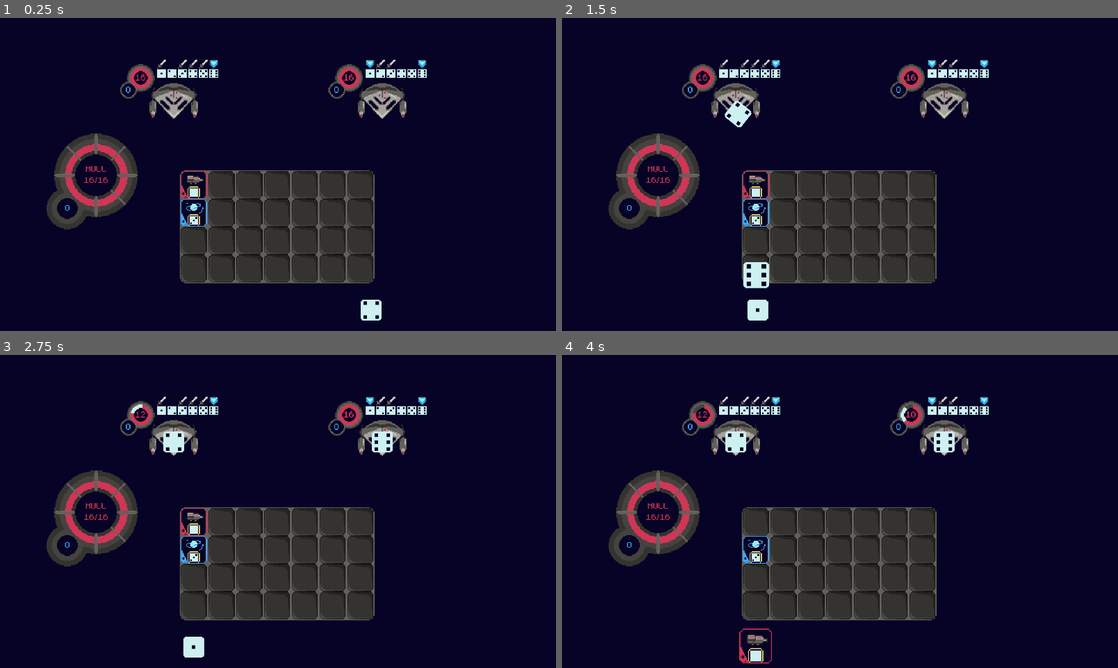
Above: before the commit, frames 1-4 (two rows, left to right).
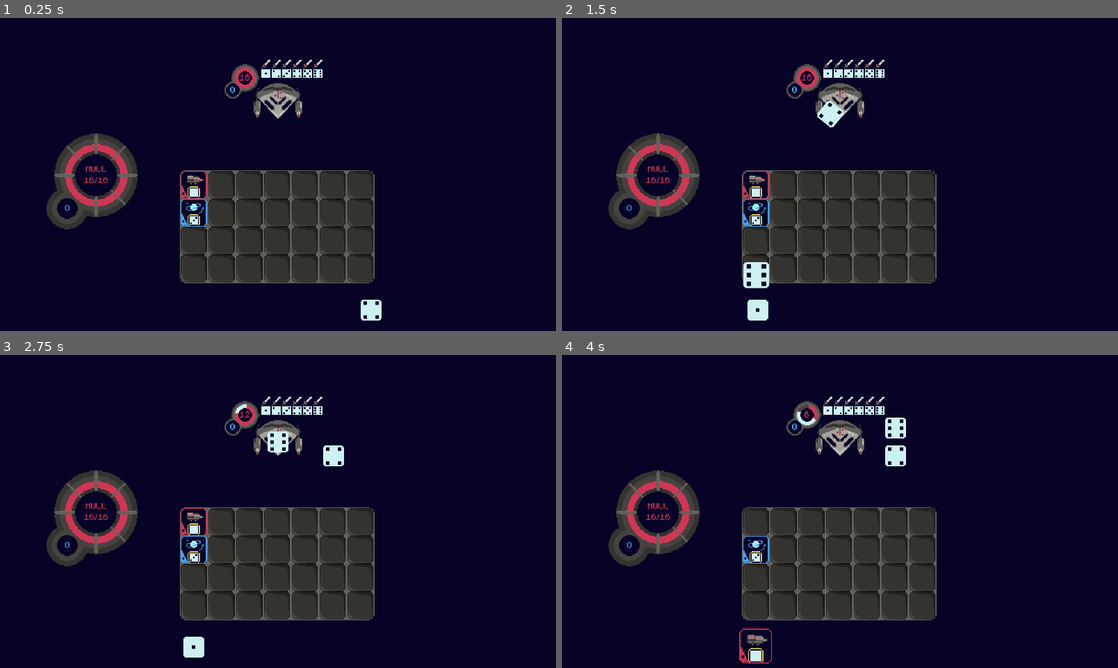
Above: after the commit, the same moments.

Repository: Andrew-D-Gibson/DieFighter
Game: Godot game, scene res://Source/Scenes/main.tscn
Same seed, same stepped clock (60 frames per second), same inputs: the game is played once before the commit and once after it.
Inputs (mouse positions are in pixels of both pictures, inside the frame that each line leads up to):
- Up to frame 1 (0.25 s): no input
- Up to frame 2 (1.5 s): drag from (756, 309) to (756, 183) at 0.52 s; drag from (756, 309) to (756, 190) at 1.27 s
- Up to frame 3 (2.75 s): move the mouse to (194, 646) at 2.02 s; click (194, 646) at 2.17 s
- Up to frame 4 (4 s): tap Enter at 2.75 s; drag from (756, 520) to (945, 442) at 2.77 s; drag from (756, 520) to (756, 646) at 3.52 s

The runs differ from the first frame. In frame 1, 3.8% of the frame differs, in the area x 21-77%, y 13-33%; in frame 2, 4.1%; in frame 3, 4.2%; in frame 4, 4.3%, in the area x 21-77%, y 13-36%.

Commit message:
Added enemy actions, and the start of the turn functionality.

Diff:
--- a/Source/Components/Draggable/draggable.gd
+++ b/Source/Components/Draggable/draggable.gd
@@ -6,6 +6,7 @@
 
 enum DragState {
 	DEFAULT,
+	ENEMY_HOLDING,
 	MOVING_WITH_CODE,
 	DRAGGING
 }
@@ -22,33 +23,30 @@
 
 
 func _process(delta: float) -> void:
-	match state:
-		# Move towards the recorded home position
-		DragState.DEFAULT:
-			get_parent().global_position = lerp(global_position, home_position, follow_strength * delta)
+	# Don't handle moving the draggable object if it's being moved with code
+	if state == DragState.MOVING_WITH_CODE:
+			return
 
+	# Handle moving the object with the mouse
+	if state == DragState.DRAGGING:
+		get_parent().global_position = lerp(global_position, get_global_mouse_position(), follow_strength * delta)
 
-		# Handle moving the object with the mouse
-		DragState.DRAGGING:
-			get_parent().global_position = lerp(global_position, get_global_mouse_position(), follow_strength * delta)
+		# Handle dropping this object if the mouse is no longer down
+		if not Input.is_mouse_button_pressed(MOUSE_BUTTON_LEFT):
+			state = DragState.DEFAULT
+			dragging_an_object = false
 
-			# Handle dropping this object if the mouse is no longer down
-			if not Input.is_mouse_button_pressed(MOUSE_BUTTON_LEFT):
-				state = DragState.DEFAULT
-				dragging_an_object = false
+			# Move the parent's render index back to its original
+			get_parent().z_index -= 1
 
-				# Move the parent's render index back to its original
-				get_parent().z_index -= 1
+			# Reset the parent's scale
+			get_parent().scale = Vector2(1, 1)
 
-				# Reset the parent's scale
-				get_parent().scale = Vector2(1, 1)
+			drag_ended.emit(self, get_global_mouse_position())
+		return
 
-				drag_ended.emit(self, get_global_mouse_position())
+	get_parent().global_position = lerp(global_position, home_position, follow_strength * delta)
 
-
-		# Don't handle moving the draggable object if it's being moved with code
-		DragState.MOVING_WITH_CODE:
-			return
 
 
 func _on_input_event(_viewport: Node, event: InputEvent, _shape_idx: int) -> void:
--- a/Source/Entities/Enemies/EnemyActionResources/attack_player.tres
+++ b/Source/Entities/Enemies/EnemyActionResources/attack_player.tres
@@ -1,15 +1,19 @@
-[gd_resource type="Resource" script_class="EnemyActionResource" load_steps=5 format=3 uid="uid://ddh4rqo4x116u"]
+[gd_resource type="Resource" script_class="EnemyActionResource" load_steps=7 format=3 uid="uid://ddh4rqo4x116u"]
 
 [ext_resource type="Script" uid="uid://bb27rg8tmmvk0" path="res://Source/Entities/Enemies/EnemyActionResources/enemy_action_resource.gd" id="1_86x0f"]
 [ext_resource type="PackedScene" uid="uid://yy0isg8x3mc2" path="res://Source/Systems/Effects/Targeters/target_player_effect.tscn" id="1_y1f7p"]
 [ext_resource type="PackedScene" uid="uid://sbtma6alpnti" path="res://Source/Systems/Effects/AttributeChangers/damage_effect.tscn" id="2_ca2d5"]
+[ext_resource type="PackedScene" uid="uid://jt77tja7wi1i" path="res://Source/Systems/Effects/DiceMovers/attack_target_tween_effect.tscn" id="2_p1c30"]
 [ext_resource type="Texture2D" uid="uid://bup3n6lxij7cn" path="res://Assets/Textures/Enemies/IntentIndicator/attack.png" id="3_ca2d5"]
+[ext_resource type="PackedScene" uid="uid://bc3ccd16sh4lv" path="res://Source/Systems/Effects/Utilities/give_die_to_target_effect.tscn" id="4_k68wh"]
 
 [resource]
 script = ExtResource("1_86x0f")
 intent_indicator = ExtResource("3_ca2d5")
 effect_chain = Dictionary[PackedScene, int]({
 ExtResource("1_y1f7p"): 0,
-ExtResource("2_ca2d5"): 5
+ExtResource("2_p1c30"): 0,
+ExtResource("2_ca2d5"): 0,
+ExtResource("4_k68wh"): 0
 })
 metadata/_custom_type_script = ExtResource("1_86x0f")
--- a/Source/Entities/Enemies/EnemyResources/attacker.tres
+++ b/Source/Entities/Enemies/EnemyResources/attacker.tres
@@ -1,11 +1,9 @@
-[gd_resource type="Resource" script_class="EnemyResource" load_steps=8 format=3 uid="uid://cpjv635fppvg"]
+[gd_resource type="Resource" script_class="EnemyResource" load_steps=6 format=3 uid="uid://cpjv635fppvg"]
 
 [ext_resource type="Script" uid="uid://bb27rg8tmmvk0" path="res://Source/Entities/Enemies/EnemyActionResources/enemy_action_resource.gd" id="1_126q5"]
-[ext_resource type="Resource" uid="uid://dh6y87rwpxmh2" path="res://Source/Entities/Enemies/EnemyActionResources/do_nothing.tres" id="2_18u7u"]
 [ext_resource type="Script" uid="uid://cajjx3mskpg2e" path="res://Source/Entities/Enemies/EnemyResources/enemy_resource.gd" id="2_mo0f0"]
 [ext_resource type="Resource" uid="uid://ddh4rqo4x116u" path="res://Source/Entities/Enemies/EnemyActionResources/attack_player.tres" id="3_03vjk"]
 [ext_resource type="PackedScene" uid="uid://bljmx610i58dj" path="res://Source/Entities/Enemies/EnemyShipGraphicScenes/attacker_ship_graphics.tscn" id="3_sf3u5"]
-[ext_resource type="Resource" uid="uid://dfpviimqj18jr" path="res://Source/Entities/Enemies/EnemyActionResources/defend_self.tres" id="4_7a4d7"]
 [ext_resource type="Texture2D" uid="uid://cfc365w7w66uv" path="res://Assets/Textures/Enemies/Attacker/targeting_computer_image.png" id="4_18u7u"]
 
 [resource]
@@ -16,12 +14,10 @@
 targeting_computer_image = ExtResource("4_18u7u")
 health_bar_position = Vector2(-36, -33)
 intent_indicator_position = Vector2(16, -36)
-dice_queue_position = Vector2(0, 0)
+dice_queue_position = Vector2(64, 16)
 max_health = 16
 starting_shields = 0
 actions_and_likelihoods = Dictionary[ExtResource("1_126q5"), float]({
-ExtResource("2_18u7u"): 1.0,
-ExtResource("3_03vjk"): 2.0,
-ExtResource("4_7a4d7"): 1.0
+ExtResource("3_03vjk"): 2.0
 })
 metadata/_custom_type_script = ExtResource("2_mo0f0")
--- a/Source/Entities/Enemies/enemy.gd
+++ b/Source/Entities/Enemies/enemy.gd
@@ -17,6 +17,8 @@
 	_update_resource()
 
 	health.death.connect(queue_free)
+	dice_queue.die_added.connect(_update_dice_queue_locations)
+	dice_queue.die_removed.connect(_update_dice_queue_locations)
 
 
 func _update_resource() -> void:
@@ -69,3 +71,39 @@
 	turn_actions.shuffle()
 
 	intent_indicator.update_intent_indicators(turn_actions)
+
+
+func _update_dice_queue_locations() -> void:
+	for i in range(len(dice_queue.queue)):
+		dice_queue.queue[i].draggable.state = Draggable.DragState.ENEMY_HOLDING
+		dice_queue.queue[i].draggable.home_position = global_position + enemy_resource.dice_queue_position + Vector2(0, -i * 32)
+
+
+func act_with_first_die() -> void:
+	# Don't act if there's no dice in the queue
+	if len(dice_queue.queue) == 0:
+		return
+
+	# Get the first die from the queue
+	var die := dice_queue.queue[0]
+	dice_queue.remove(die)
+
+	# Get the action for the chosen die
+	var action := turn_actions[die.value - 1]
+
+	# Set up the effects variables for chaining effects
+	var effect_variables = EffectVariables.new()
+	effect_variables.source = self
+	effect_variables.activator_die = die
+
+	for effect_scene in action.effect_chain.keys():
+		# Add the effect node to the scene
+		var effect = effect_scene.instantiate()
+		effect.amount = action.effect_chain[effect_scene]
+		add_child(effect)
+
+		# Play the effect, recording the change in variables
+		await effect.play(effect_variables)
+
+		# Remove the effect node from the scene
+		effect.queue_free()
--- a/Source/Entities/Tiles/tile.gd
+++ b/Source/Entities/Tiles/tile.gd
@@ -45,6 +45,7 @@
 
 func try_to_activate(activator_die: Dice) -> void:
 	if tile_resource.activation.criteria_satisfied(activator_die):
+		Globals.player.dice_queue.remove(activator_die)
 		activator_die.draggable.state = Draggable.DragState.MOVING_WITH_CODE
 		_activate(activator_die)
 
@@ -52,7 +53,7 @@
 func _activate(activator_die: Dice = null) -> void:
 	# Set up the effects variables for chaining effects
 	var effect_variables = EffectVariables.new()
-	effect_variables.source = self
+	effect_variables.source = Globals.player
 	effect_variables.activator_die = activator_die
 
 	for effect_scene in tile_resource.effect_chain.keys():
--- a/Source/Systems/Effects/Utilities/give_die_to_target_effect.gd
+++ b/Source/Systems/Effects/Utilities/give_die_to_target_effect.gd
@@ -9,4 +9,5 @@
 	if not effect_variables.activator_die:
 		return
 
+	# Give the die to the target's dice queue
 	effect_variables.targets[0].dice_queue.add(effect_variables.activator_die, true)
--- a/Source/Systems/EnemyManager/enemy_manager.gd
+++ b/Source/Systems/EnemyManager/enemy_manager.gd
@@ -6,9 +6,13 @@
 @export var enemy_base_scene: PackedScene
 @export var enemy_spacing: int
 
+signal enemy_turn_ended()
+
 
 func _ready() -> void:
 	Globals.enemy_manager = self
+
+	Globals.player.player_turn_over.connect(_run_enemy_turn)
 
 
 func spawn_enemies(enemy_resources: Array[EnemyResource]) -> void:
@@ -35,3 +39,10 @@
 	for i in range(len(enemies)-1, -1, -1):
 		if not enemies[i] or enemies[i].health.health == 0:
 			enemies.remove_at(i)
+
+
+func _run_enemy_turn() -> void:
+	for enemy in enemies:
+		while len(enemy.dice_queue.queue) > 0:
+			enemy.act_with_first_die()
+	enemy_turn_ended.emit()
--- a/Source/Systems/Player/player.gd
+++ b/Source/Systems/Player/player.gd
@@ -10,22 +10,34 @@
 @export var dice_queue: DiceQueue
 @export var health: Health
 
+signal player_turn_over()
+
 
 func _ready() -> void:
 	Globals.player = self
 
-	dice_queue.die_added.connect(_update_dice_queue_locations)
+	dice_queue.die_added.connect(func():
+		_update_dice_queue_locations()
+		_make_newest_die_draggable()
+	)
 	dice_queue.die_removed.connect(_update_dice_queue_locations)
+
 
 
 # Update the dice desired locations in the world
 func _update_dice_queue_locations() -> void:
 	for i in range(len(dice_queue.queue)):
-		# Make sure we can move tiles within our queue
-		if dice_queue.queue[i].draggable.state == Draggable.DragState.MOVING_WITH_CODE:
-			dice_queue.queue[i].draggable.state = Draggable.DragState.DEFAULT
+		dice_queue.queue[i].draggable.home_position = global_position + dice_queue_offset + Vector2(i * dice_queue_spacing, 0)
 
-		dice_queue.queue[i].draggable.home_position = global_position + dice_queue_offset + Vector2(i * dice_queue_spacing, 0)
+
+func _make_newest_die_draggable() -> void:
+	if dice_queue.queue[-1].draggable.state == Draggable.DragState.MOVING_WITH_CODE:
+		dice_queue.queue[-1].draggable.state = Draggable.DragState.DEFAULT
+
+
+func _check_for_ending_turn() -> void:
+	if len(dice_queue.queue) == 0:
+		player_turn_over.emit()
 
 
 func _process(delta: float) -> void:
--- a/Source/Systems/SetupManager/GameStateResources/game_start.tres
+++ b/Source/Systems/SetupManager/GameStateResources/game_start.tres
@@ -17,5 +17,5 @@
 ExtResource("3_ri8kt"): Vector2i(0, 0),
 ExtResource("4_e4q7w"): Vector2i(0, 1)
 })
-enemies_to_spawn = Array[ExtResource("1_isrhx")]([ExtResource("2_dwst2"), ExtResource("2_dwst2")])
+enemies_to_spawn = Array[ExtResource("1_isrhx")]([ExtResource("2_dwst2")])
 metadata/_custom_type_script = ExtResource("1_0sj0l")
--- a/Source/UI/DevConsole/dev_console.gd
+++ b/Source/UI/DevConsole/dev_console.gd
@@ -64,7 +64,7 @@
 
 func _test(_command_args: Array[String] = []) -> void:
 	print('Test called!')
-	Globals.player.health.take_damage(4)
+	Globals.player._check_for_ending_turn()
 
 
 func _heal(command_args: Array[String] = []) -> void:
